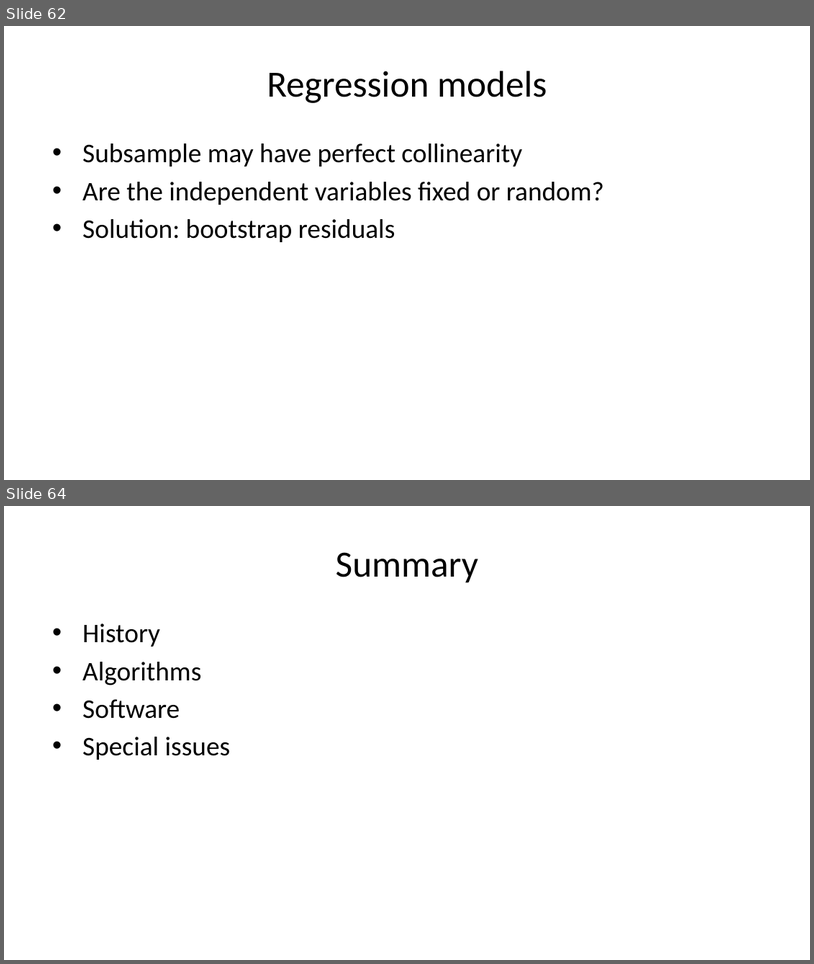
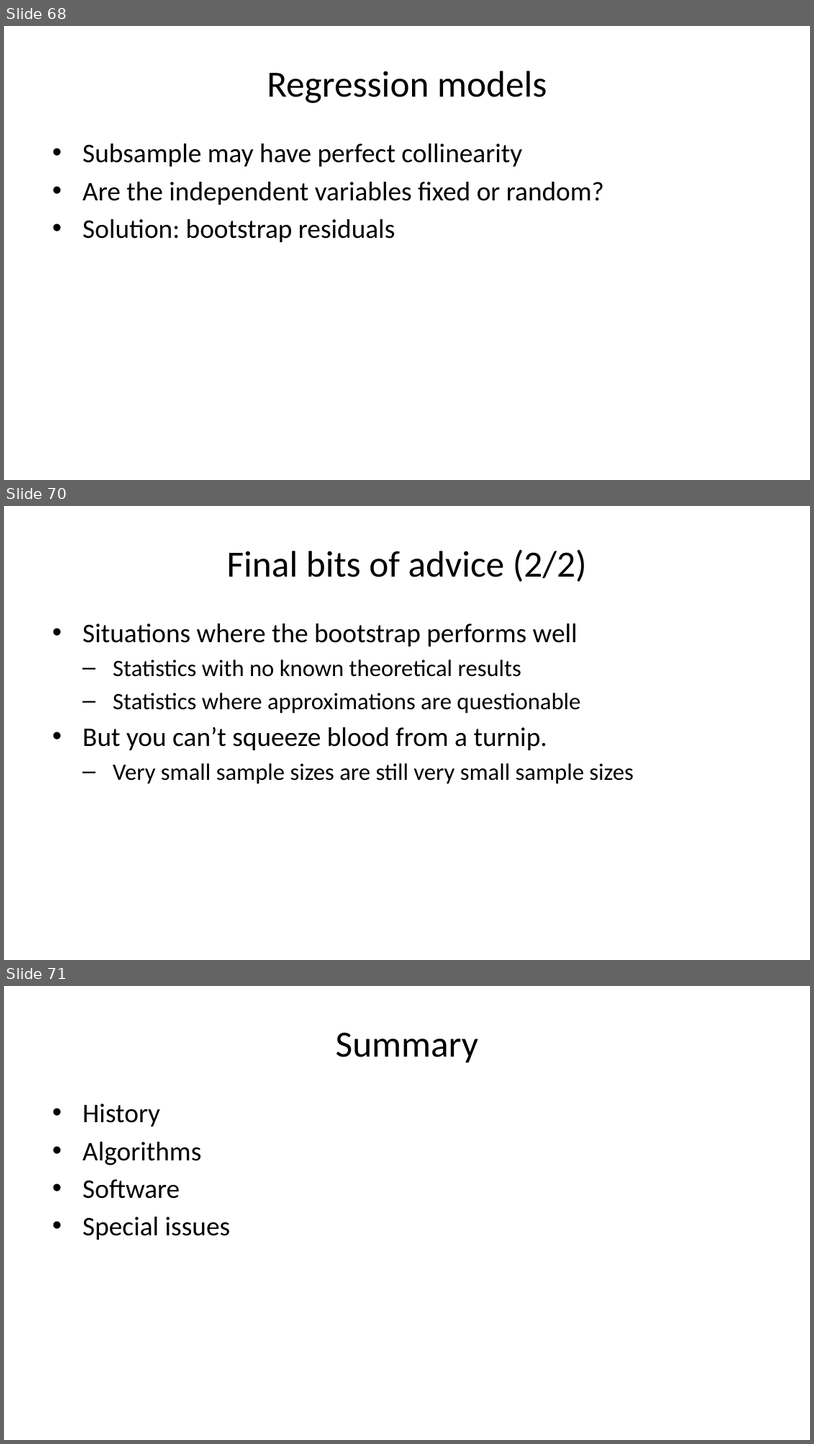
Before and after one commit to pmean/papers-and-presentations, a slide deck: bootstrap/src/bootstrap-slides.pptx. Shown one above the other, each under a label of ours: slides 62 and 64 before the commit, slides 68, 70 and 71 after it; the slides between them are not shown. The pictures are 814x964 and 814x1444 pixels, drawn with LibreOffice and Linux fonts; fonts in the diff are those of the drawing. Boxes give left, top, right and bottom in pixels: in the first picture for what was removed or moved away, otherwise in the second. Text is boxed around its words. In the diff, an @@ line names an element or a change of style, - is before the commit and + after.

Commit message:
More tweaks in bootstrap slides

```diff
--- a/bootstrap/src/bootstrap-slides.pptx
+++ b/bootstrap/src/bootstrap-slides.pptx
@@ slide 70 added at box(4, 506, 810, 960), background #FFFFFF @@
@@ title added at box(227, 549, 587, 582), 33 pt, text #000000 @@
+Final bits of advice (2/2)
@@ text added at box(82, 623, 633, 784), 21 pt, text #000000 @@
+• Situations where the bootstrap performs well
+  – Statistics with no known theoretical results
+  – Statistics where approximations are questionable
+• But you can’t squeeze blood from a turnip.
+  – Very small sample sizes are still very small sample sizes
@@ what was slide 62 is now slide 68 @@
@@ what was slide 64 is now slide 71 @@
```
Also in this commit, not shown: 13 slides changed, 6 other slides added, 7 other files.
